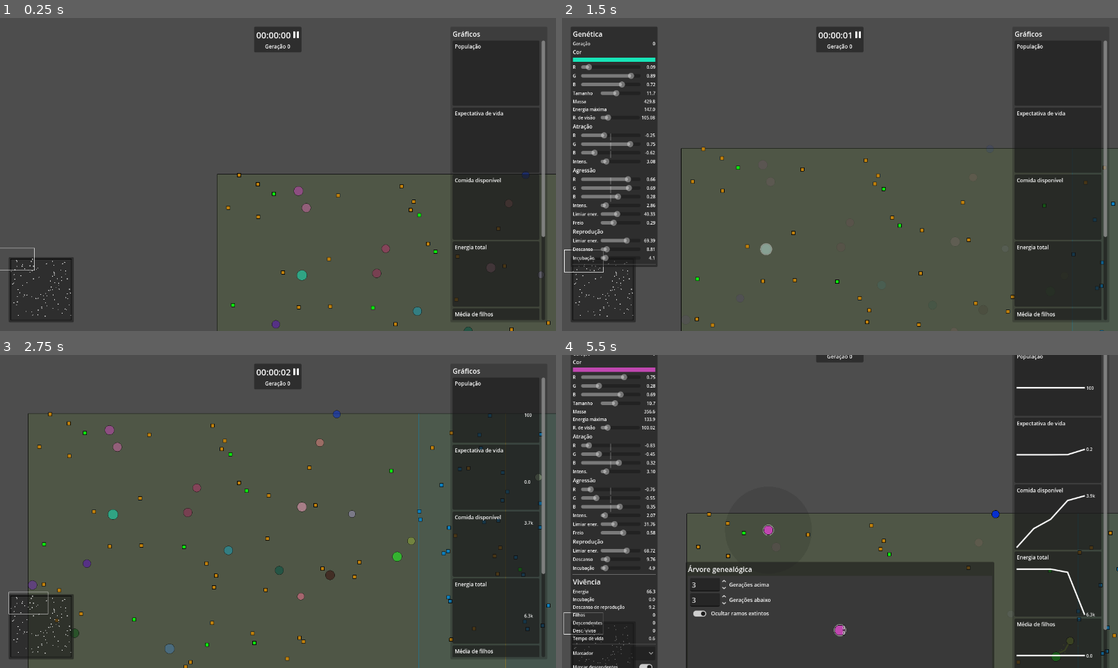
Above: before the commit, frames 1-4 (two rows, left to right).
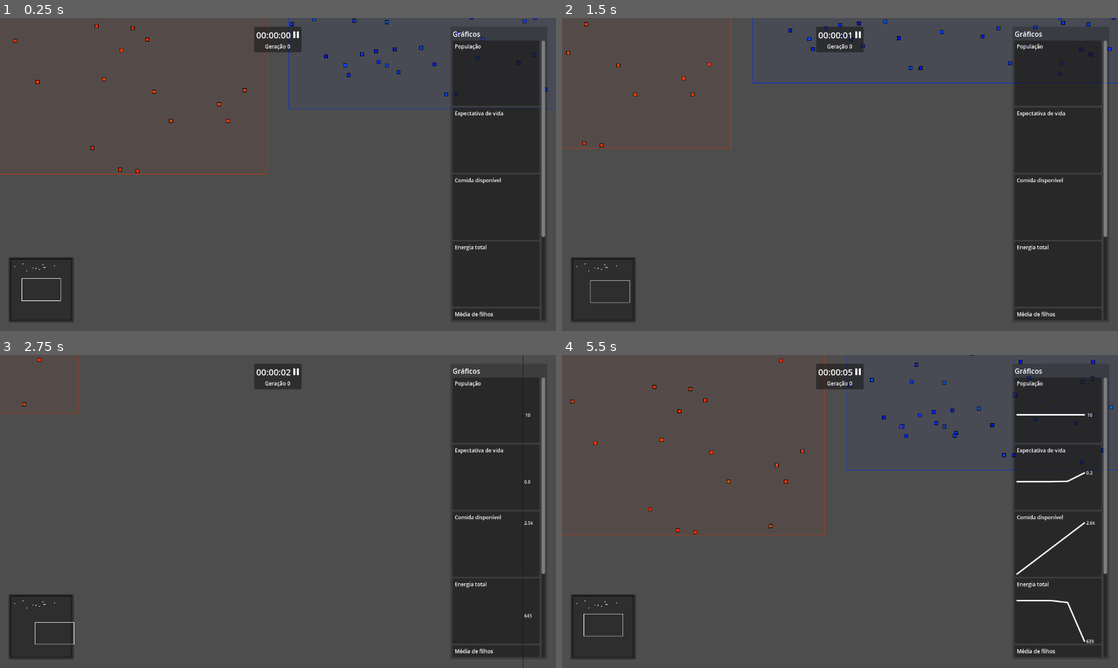
Above: after the commit, the same moments.

Repository: rodrigo-borges/attract-repel
Game: Godot game, scene res://world/world.tscn
The game is run twice, just before and just after one commit, with the same random seed, the same clock (stepped at 60 frames per second) and the same inputs. The project has no main scene, so this scene is started directly.
Inputs (mouse positions are in pixels of both pictures, inside the frame that each line leads up to):
- Up to frame 1 (0.25 s): no input
- Up to frame 2 (1.5 s): move the mouse to (862, 274) at 0.52 s; hold D (right) 0.53-1.28 s; hold F (follow) 0.53-1.28 s; move the mouse to (1073, 302) at 1.27 s; hold S (down) from 1.28 s (still down); click (1073, 302) at 1.35 s
- Up to frame 3 (2.75 s): move the mouse to (394, 514) at 2.02 s; release S (down) at 2.03 s; hold D (right) from 2.03 s (still down); hold Middle mouse button (middle_click) from 2.03 s (still down)
- Up to frame 4 (5.5 s): move the mouse to (862, 596) at 2.77 s; release D (right) at 2.78 s; release Middle mouse button (middle_click) at 2.78 s; hold W (up) 2.78-3.53 s; tap Mouse wheel up (zoom_in) at 2.85 s; move the mouse to (789, 611) at 3.52 s; hold Mouse wheel down (zoom_out) 3.53-4.28 s; hold A (left) 3.53-5.03 s; move the mouse to (673, 605) at 4.27 s; tap F (follow) at 4.35 s; move the mouse to (762, 589) at 5.02 s; press the mouse at (762, 589) at 5.03 s; hold S (down) from 5.03 s (still down)

The runs differ from the first frame. In frame 1, 1.5% of the frame differs, in the area x 0-100%, y 0-100%; in frame 2, 12%; in frame 3, 1.9%; in frame 4, 22%.

Commit message:
Cria spawners de criatura e separa os spawners em classe de dados e comportamento

Diff:
--- a/camera/camera.gd
+++ b/camera/camera.gd
@@ -7,6 +7,8 @@
 @export var drag_enabled:bool = true
 @export var keyboard_enabled:bool = true
 @export var move_speed:float = 300.
+@export var area:Rect2 = Rect2()
+@export var leak_tolerance:float = 100.
 
 var moving:bool = false
 var previous_mouse_position:Vector2
@@ -24,6 +26,17 @@
 	if keyboard_enabled:
 		var input_direction:Vector2 = Input.get_vector("left", "right", "up", "down")
 		global_position += input_direction * delta * move_speed
+
+	if area.size > Vector2.ZERO:
+		var size:Vector2 = get_viewport().get_visible_rect().size
+		if size.x/zoom.x > area.size.x + leak_tolerance*2.:
+			global_position.x = area.size.x/2. + area.position.x
+		else:
+			global_position.x = clampf(global_position.x, area.position.x+size.x/2./zoom.x-leak_tolerance, area.end.x-size.x/2./zoom.x+leak_tolerance)
+		if size.y/zoom.y > area.size.y + leak_tolerance*2.:
+			global_position.y = area.size.y/2. + area.position.y
+		else:
+			global_position.y = clampf(global_position.y, area.position.y+size.y/2./zoom.y-leak_tolerance, area.end.y-size.y/2./zoom.y+leak_tolerance)
 
 	previous_mouse_position = get_viewport().get_mouse_position()
 
--- a/entities/creature/creature_vessel.gd
+++ b/entities/creature/creature_vessel.gd
@@ -144,13 +144,13 @@
 	brake_force = -velocity * delta * brake * mass
 	total_force = attraction_force + brake_force
 	velocity += total_force / data.mass
-	if global_position.x - size_radius < World.area.position.x:
+	if global_position.x - size_radius < 0.: #World.area.position.x:
 		velocity.x = abs(velocity.x)
-	elif global_position.x + size_radius > World.area.end.x:
+	elif global_position.x + size_radius > 2000.: #World.area.end.x:
 		velocity.x = -abs(velocity.x)
-	if global_position.y - size_radius < World.area.position.y:
+	if global_position.y - size_radius < 0: #World.area.position.y:
 		velocity.y = abs(velocity.y)
-	elif global_position.y +size_radius > World.area.end.y:
+	elif global_position.y +size_radius > 2000.: #World.area.end.y:
 		velocity.y = -abs(velocity.y)
 
 	var aggr_target:CreatureVessel = null
@@ -291,9 +291,11 @@
 
 static func create(
 		_data:CreatureData,
-		_energy:float=_data.max_energy/2.) -> CreatureVessel:
+		_energy:float=-1.) -> CreatureVessel:
 	var creature:CreatureVessel = CreatureVessel.new()
 	creature.data = _data
+	if _energy < 0.:
+		_energy = _data.max_energy/2.
 	creature.energy = _energy
 	_data.vessel = creature
 	return creature
--- a/entities/food_spawner.gd
+++ /dev/null
@@ -1,36 +0,0 @@
-extends Node2D
-class_name FoodSpawner
-
-signal created_food(food:Food, pos:Vector2)
-
-@export var area:Rect2
-@export var spawn_rate:float = 1.
-@export var color:Color = Color.WHITE
-@export var energy_provided:float = 10.
-@export var decay_time:float = 60.
-var timer:Timer
-
-func _ready() -> void:
-	timer = Timer.new()
-	add_child(timer)
-	timer.timeout.connect(spawn)
-	timer.start(1./spawn_rate)
-
-func _draw() -> void:
-	draw_rect(area, color*Color(1.,1.,1.,.05))
-	draw_rect(area, color, false)
-
-func spawn() -> void:
-	var food:Food = Food.create(color, energy_provided, decay_time)
-	var pos:Vector2 = Vector2(randf()*area.size.x+area.position.x, randf()*area.size.y+area.position.y)
-	created_food.emit(food, pos)
-
-static func create(_area:Rect2, _spawn_rate:float, _color:Color, _energy_provided:float, _decay_time:float) -> FoodSpawner:
-	var spawner = FoodSpawner.new()
-	spawner.area = _area
-	spawner.spawn_rate = _spawn_rate
-	spawner.color = _color
-	spawner.energy_provided = _energy_provided
-	spawner.decay_time = _decay_time
-	spawner.set_z_index(-2)
-	return spawner
--- /dev/null
+++ b/world/creature_spawner/creature_spawner.gd
@@ -0,0 +1,44 @@
+extends Node2D
+class_name CreatureSpawner
+
+signal created_creature(creature:CreatureData, pos:Vector2)
+
+@export var data:CreatureSpawnerData
+
+
+func _ready() -> void:
+	set_z_index(-2)
+	spawn_creatures()
+
+func _draw() -> void:
+	draw_rect(data.area, data.color_mean*Color(1.,1.,1.,.05))
+	draw_rect(data.area, data.color_mean, false)
+
+func spawn_creatures() -> void:
+	for _i in data.amount:
+		spawn()
+
+func spawn() -> void:
+	var color:Color = data.color_mean + Color(randfn(0., data.color_std), randfn(0., data.color_std), randfn(0., data.color_std))
+	var size_radius:float = randfn(data.size_radius_mean, data.size_radius_std)
+	var sense_radius:float = randfn(data.sense_radius_mean, data.sense_radius_std)
+	var attraction:Vector3 = (data.attraction_mean + Vector3(randfn(0., data.attraction_std), randfn(0., data.attraction_std), randfn(0., data.attraction_std))).normalized()
+	var intensity:float = randfn(data.intensity_mean, data.intensity_std)
+	var aggression:Vector3 = (data.aggression_mean + Vector3(randfn(0., data.aggression_std), randfn(0., data.aggression_std), randfn(0., data.aggression_std))).normalized()
+	var aggression_intensity:float = randfn(data.aggression_intensity_mean, data.aggression_intensity_std)
+	var aggression_energy_threshold:float = randfn(data.aggression_energy_threshold_mean, data.aggression_energy_threshold_std)
+	var reproduction_energy_threshold:float = randfn(data.reproduction_energy_threshold_mean, data.reproduction_energy_threshold_std)
+	var reproduction_cooldown:float = randfn(data.reproduction_cooldown_mean, data.reproduction_cooldown_std)
+	var brake:float = randfn(data.brake_mean, data.brake_std)
+	var incubation_time:float = randfn(data.incubation_time_mean, data.incubation_time_std)
+
+	var creature:CreatureData = CreatureData.create(
+		color, size_radius, attraction, intensity, aggression, aggression_intensity, aggression_energy_threshold,
+		sense_radius, reproduction_energy_threshold, reproduction_cooldown, brake, incubation_time)
+	var pos:Vector2 = Vector2(randf()*data.area.size.x+data.area.position.x, randf()*data.area.size.y+data.area.position.y)
+	created_creature.emit(creature, pos)
+
+static func create(_data:CreatureSpawnerData) -> CreatureSpawner:
+	var spawner = CreatureSpawner.new()
+	spawner.data = _data
+	return spawner
--- /dev/null
+++ b/world/creature_spawner/creature_spawner_data.gd
@@ -0,0 +1,29 @@
+extends Resource
+class_name CreatureSpawnerData
+
+@export var area:Rect2
+@export var amount:int
+@export var color_mean:Color
+@export var color_std:float
+@export var size_radius_mean:float
+@export var size_radius_std:float
+@export var sense_radius_mean:float
+@export var sense_radius_std:float
+@export var attraction_mean:Vector3
+@export var attraction_std:float
+@export var intensity_mean:float
+@export var intensity_std:float
+@export var aggression_mean:Vector3
+@export var aggression_std:float
+@export var aggression_intensity_mean:float
+@export var aggression_intensity_std:float
+@export var aggression_energy_threshold_mean:float
+@export var aggression_energy_threshold_std:float
+@export var reproduction_energy_threshold_mean:float
+@export var reproduction_energy_threshold_std:float
+@export var reproduction_cooldown_mean:float
+@export var reproduction_cooldown_std:float
+@export var brake_mean:float
+@export var brake_std:float
+@export var incubation_time_mean:float
+@export var incubation_time_std:float
--- /dev/null
+++ b/world/food_spawner/food_spawner.gd
@@ -0,0 +1,30 @@
+extends Node2D
+class_name FoodSpawner
+
+signal created_food(food:Food, pos:Vector2)
+
+@export var data:FoodSpawnerData
+var spawn_timer:Timer
+
+func _ready() -> void:
+	spawn_timer = Timer.new()
+	add_child(spawn_timer)
+	spawn_timer.timeout.connect(spawn)
+	spawn_timer.start(1./data.spawn_rate)
+
+	set_z_index(-2)
+
+func _draw() -> void:
+	draw_rect(data.area, data.color*Color(1.,1.,1.,.05))
+	draw_rect(data.area, data.color, false)
+
+func spawn() -> void:
+	var color:Color = data.color + Color(randfn(0., data.color_std), randfn(0., data.color_std), randfn(0., data.color_std))
+	var food:Food = Food.create(color, data.energy_provided, data.decay_time)
+	var pos:Vector2 = Vector2(randf()*data.area.size.x+data.area.position.x, randf()*data.area.size.y+data.area.position.y)
+	created_food.emit(food, pos)
+
+static func create(_data:FoodSpawnerData) -> FoodSpawner:
+	var spawner = FoodSpawner.new()
+	spawner.data = _data
+	return spawner
--- /dev/null
+++ b/world/food_spawner/food_spawner_data.gd
@@ -0,0 +1,21 @@
+extends Resource
+class_name FoodSpawnerData
+
+@export var area:Rect2
+@export var spawn_rate:float
+@export var color:Color
+@export var color_std:float
+@export var energy_provided:float
+@export var decay_time:float
+
+
+static func create(
+		_area:Rect2, _spawn_rate:float, _color:Color, _color_std:float,
+		_energy_provided:float, _decay_time:float) -> FoodSpawnerData:
+	var spawner = FoodSpawnerData.new()
+	spawner.area = _area
+	spawner.spawn_rate = _spawn_rate
+	spawner.color = _color
+	spawner.energy_provided = _energy_provided
+	spawner.decay_time = _decay_time
+	return spawner
--- a/world/hud/mini_map/mini_map.gd
+++ b/world/hud/mini_map/mini_map.gd
@@ -11,8 +11,8 @@
 
 func _process(_delta:float) -> void:
 	if world != null and camera != null:
-		var map_scale:float = max(world.area.size.x/map.size.x, world.area.size.y/map.size.y)
-		var world_rect:Rect2 = Rect2(world.area)
+		var map_scale:float = max(world.data.area.size.x/map.size.x, world.data.area.size.y/map.size.y)
+		var world_rect:Rect2 = Rect2(world.data.area)
 		world_rect.size /= map_scale
 		var camera_rect:Rect2 = camera.get_viewport_rect()
 		camera_rect.size.x /= camera.zoom.x
--- a/world/world.gd
+++ b/world/world.gd
@@ -1,12 +1,10 @@
 extends Node2D
 class_name World
 
-static var area:Rect2 = Rect2(Vector2.ZERO, Vector2(2000., 2000.))
-
-@export var n_creatures:int = 10
-@export var initial_food_spawn_time:int = 30
+@export var data:WorldData
 var creatures:Array[CreatureVessel]
 var foods:Array[Food]
+var creature_spawners:Array[CreatureSpawner]
 var food_spawners:Array[FoodSpawner]
 
 @onready var camera:WorldCamera = $WorldCamera
@@ -46,22 +44,18 @@
 
 
 func _ready() -> void:
-	create_spawner(Rect2(Vector2(0., 0.), Vector2(1100.,1600.)), 2., Color(.75,.5,.05), 20., 60.)
-	create_spawner(Rect2(Vector2(900., 0.), Vector2(1100.,1600.)), 4., Color(.05,.5,.75), 20., 60.)
-	create_spawner(Rect2(Vector2(0.,1100.), Vector2(2000.,900.)), 2., Color(.05,.9,.05), -20., 60.)
-	create_spawner(Rect2(Vector2(0.,0.), Vector2(2000.,1100.)), .5, Color(.05,.9,.05), -40., 60.)
-
-	for i in n_creatures:
-		var data = CreatureData.create(
-				Color(randf(), randf(), randf()), randfn(10., 1.),
-				Vector3(randfn(0., 1.), randfn(0., 1.), randfn(0., 1.)).normalized(), randfn(2., 1.),
-				Vector3(randfn(0., 1.), randfn(0., 1.), randfn(0., 1.)).normalized(), randfn(2., 1.), randfn(40., 5.),
-				randfn(100., 5.),
-				randfn(70., 5.), randfn(10., 1.),
-				randfn(.5, .1), randfn(5., .5))
-		spawn_creature(
-			CreatureVessel.create(data),
-			Vector2(randf()*area.size.x, randf()*area.size.y))
+	for c_spawner in data.creature_spawners:
+		var spawner = CreatureSpawner.create(c_spawner)
+		spawner.created_creature.connect(spawn_creature)
+		creature_spawners.append(spawner)
+		add_child(spawner)
+
+	for f_spawner in data.food_spawners:
+		var spawner = FoodSpawner.create(f_spawner)
+		spawner.created_food.connect(spawn_food)
+		add_child(spawner)
+		food_spawners.append(spawner)
+	call_deferred("spawn_initial_food")
 
 	track_timer = Timer.new()
 	add_child(track_timer)
@@ -76,10 +70,11 @@
 	family_tree.creature_hovered.connect(_on_creature_hovered_on_tree)
 	family_tree.creature_selected.connect(feature_creature)
 
-	call_deferred("spawn_initial_food")
-
 	follow_bt = creature_card.follow_button
 	follow_bt.toggled.connect(toggle_follow)
+
+	camera.area = data.area
+	camera.set_position(data.area.position + data.area.size/2.)
 
 func _process(_delta: float) -> void:
 	pass
@@ -97,17 +92,11 @@
 			toggle_follow(followed_creature == null)
 
 func _draw() -> void:
-	draw_rect(area, Color.BLACK, false)
-
-func create_spawner(_area:Rect2, rate:float, color:Color, energy:float, decay_time:float) -> void:
-	var spawner:FoodSpawner = FoodSpawner.create(_area, rate, color, energy, decay_time)
-	add_child(spawner)
-	spawner.created_food.connect(spawn_food)
-	food_spawners.append(spawner)
+	draw_rect(data.area, Color.BLACK, false)
 
 func spawn_initial_food() -> void:
 	for s in food_spawners:
-		var amount:int = int(initial_food_spawn_time * s.spawn_rate)
+		var amount:int = int(data.initial_food_spawn_time * s.data.spawn_rate)
 		for _a in amount:
 			s.spawn()
 
@@ -117,21 +106,25 @@
 	food.tree_exited.connect(foods.erase.bind(food))
 	foods.append(food)
 
-func spawn_creature(creature:CreatureVessel, pos:Vector2) -> void:
-	add_child(creature)
-	creature.set_global_position(pos)
-	creature.reproduced.connect(_on_reproduction.bind(creature))
-	creature.created_food.connect(_on_food_creation.bind(creature))
-	creature.died.connect(creatures.erase.bind(creature))
-	creature.mouse_entered.connect(_on_creature_mouse_entered.bind(creature))
-	creature.mouse_exited.connect(_on_creature_mouse_exited.bind(creature))
-	creatures.append(creature)
+func spawn_creature(creature:CreatureData, pos:Vector2) -> void:
+	var vessel = CreatureVessel.create(creature)
+	spawn_vessel(vessel, pos)
+
+func spawn_vessel(vessel:CreatureVessel, pos:Vector2) -> void:
+	add_child(vessel)
+	vessel.set_global_position(pos)
+	vessel.reproduced.connect(_on_reproduction.bind(vessel))
+	vessel.created_food.connect(_on_food_creation.bind(vessel))
+	vessel.died.connect(creatures.erase.bind(vessel))
+	vessel.mouse_entered.connect(_on_creature_mouse_entered.bind(vessel))
+	vessel.mouse_exited.connect(_on_creature_mouse_exited.bind(vessel))
+	creatures.append(vessel)
 
 func _on_food_creation(food:Food, creature:CreatureVessel) -> void:
 	spawn_food(food, creature.global_position)
 
 func _on_reproduction(child:CreatureVessel, parent:CreatureVessel) -> void:
-	spawn_creature(child, parent.global_position + Vector2(randf()*50., randf()*50.))
+	spawn_vessel(child, parent.global_position + Vector2(randf()*50., randf()*50.))
 	var cord = UmbilicalCord.create(parent, child)
 	add_child(cord)
 	current_gen = maxi(current_gen, child.data.generation)
--- a/world/world.tscn
+++ b/world/world.tscn
@@ -1,18 +1,78 @@
-[gd_scene load_steps=9 format=3 uid="uid://dsatuyar14v2k"]
+[gd_scene load_steps=16 format=3 uid="uid://dsatuyar14v2k"]
 
 [ext_resource type="Script" uid="uid://ck8ccimgosgw6" path="res://world/world.gd" id="1_psf47"]
 [ext_resource type="Script" uid="uid://5y6p0fgw5ciw" path="res://world/world_camera.gd" id="2_1sg5d"]
+[ext_resource type="Script" uid="uid://bdc10mq6m1mi3" path="res://world/creature_spawner/creature_spawner_data.gd" id="2_ov2xu"]
 [ext_resource type="PackedScene" uid="uid://xl8400wsyrr4" path="res://world/hud/mini_map/mini_map.tscn" id="3_3l1a1"]
 [ext_resource type="Script" uid="uid://cw68nqiabeqjr" path="res://entities/creature/creature_highlight.gd" id="3_b14dp"]
+[ext_resource type="Script" uid="uid://dd3bvba3uik6e" path="res://world/food_spawner/food_spawner_data.gd" id="3_mad0u"]
 [ext_resource type="PackedScene" uid="uid://bh6bll2w5jv5g" path="res://world/hud/clock/clock.tscn" id="4_46fr4"]
+[ext_resource type="Script" uid="uid://ddhs3u0gu31t2" path="res://world/world_data.gd" id="4_ocfjn"]
 [ext_resource type="PackedScene" uid="uid://beirk0bt486wl" path="res://world/hud/line_chart/line_chart.tscn" id="4_qumfv"]
 [ext_resource type="PackedScene" uid="uid://y4xw1cr1uk76" path="res://world/hud/creature_card/creature_card.tscn" id="6_sit8l"]
 [ext_resource type="PackedScene" uid="uid://4ucbadkjd5g2" path="res://family_tree/family_tree.tscn" id="8_ugd32"]
 
+[sub_resource type="Resource" id="Resource_ov2xu"]
+script = ExtResource("2_ov2xu")
+area = Rect2(100, 100, 1800, 300)
+amount = 10
+color_mean = Color(0.485703, 0.485704, 0.485703, 1)
+color_std = 0.1
+size_radius_mean = 10.0
+size_radius_std = 1.0
+sense_radius_mean = 100.0
+sense_radius_std = 10.0
+attraction_mean = Vector3(0, 0, 0)
+attraction_std = 0.25
+intensity_mean = 3.0
+intensity_std = 0.5
+aggression_mean = Vector3(0, 0, 0)
+aggression_std = 0.25
+aggression_intensity_mean = 3.0
+aggression_intensity_std = 0.5
+aggression_energy_threshold_mean = 50.0
+aggression_energy_threshold_std = 10.0
+reproduction_energy_threshold_mean = 50.0
+reproduction_energy_threshold_std = 10.0
+reproduction_cooldown_mean = 10.0
+reproduction_cooldown_std = 2.0
+brake_mean = 0.5
+brake_std = 0.1
+incubation_time_mean = 5.0
+incubation_time_std = 1.0
+metadata/_custom_type_script = "uid://bdc10mq6m1mi3"
+
+[sub_resource type="Resource" id="Resource_mad0u"]
+script = ExtResource("3_mad0u")
+area = Rect2(50, 50, 925, 950)
+spawn_rate = 1.0
+color = Color(0.87451, 0.192157, 0, 1)
+color_std = 0.05
+energy_provided = 20.0
+decay_time = 60.0
+metadata/_custom_type_script = "uid://dd3bvba3uik6e"
+
+[sub_resource type="Resource" id="Resource_ocfjn"]
+script = ExtResource("3_mad0u")
+area = Rect2(1025, 50, 925, 800)
+spawn_rate = 2.0
+color = Color(0, 0.192157, 0.901961, 1)
+color_std = 0.1
+energy_provided = 10.0
+decay_time = 60.0
+metadata/_custom_type_script = "uid://dd3bvba3uik6e"
+
+[sub_resource type="Resource" id="Resource_dqqhb"]
+script = ExtResource("4_ocfjn")
+area = Rect2(0, 0, 2000, 2000)
+creature_spawners = Array[ExtResource("2_ov2xu")]([SubResource("Resource_ov2xu")])
+food_spawners = Array[ExtResource("3_mad0u")]([SubResource("Resource_mad0u"), SubResource("Resource_ocfjn")])
+initial_food_spawn_time = 60
+metadata/_custom_type_script = "uid://ddhs3u0gu31t2"
+
 [node name="World" type="Node2D"]
 script = ExtResource("1_psf47")
-n_creatures = 100
-initial_food_spawn_time = 60
+data = SubResource("Resource_dqqhb")
 
 [node name="WorldCamera" type="Camera2D" parent="."]
 process_mode = 3
--- a/world/world_camera.gd
+++ b/world/world_camera.gd
@@ -1,7 +1,5 @@
 extends Camera
 class_name WorldCamera
-
-const LEAK_TOLERANCE:float = 500.
 
 var followed_node:Node2D = null
 
@@ -13,12 +11,3 @@
 	super._process(_delta)
 	if followed_node != null:
 		global_position = followed_node.global_position
-	var size:Vector2 = get_viewport().get_visible_rect().size
-	if size.x/zoom.x > World.area.size.x + LEAK_TOLERANCE*2.:
-		global_position.x = World.area.size.x/2. + World.area.position.x
-	else:
-		global_position.x = clampf(global_position.x, World.area.position.x+size.x/2./zoom.x-LEAK_TOLERANCE, World.area.end.x-size.x/2./zoom.x+LEAK_TOLERANCE)
-	if size.y/zoom.y > World.area.size.y + LEAK_TOLERANCE*2.:
-		global_position.y = World.area.size.y/2. + World.area.position.y
-	else:
-		global_position.y = clampf(global_position.y, World.area.position.y+size.y/2./zoom.y-LEAK_TOLERANCE, World.area.end.y-size.y/2./zoom.y+LEAK_TOLERANCE)
--- /dev/null
+++ b/world/world_data.gd
@@ -0,0 +1,7 @@
+extends Resource
+class_name WorldData
+
+@export var area:Rect2
+@export var creature_spawners:Array[CreatureSpawnerData]
+@export var food_spawners:Array[FoodSpawnerData]
+@export var initial_food_spawn_time:int
Not shown, added: world/creature_spawner/creature_spawner.gd.uid
Not shown, added: world/creature_spawner/creature_spawner_data.gd.uid
Renamed: entities/food_spawner.gd.uid -> world/food_spawner/food_spawner.gd.uid
Not shown, added: world/food_spawner/food_spawner_data.gd.uid
Not shown, added: world/world_data.gd.uid
Not shown, changed: README.md
